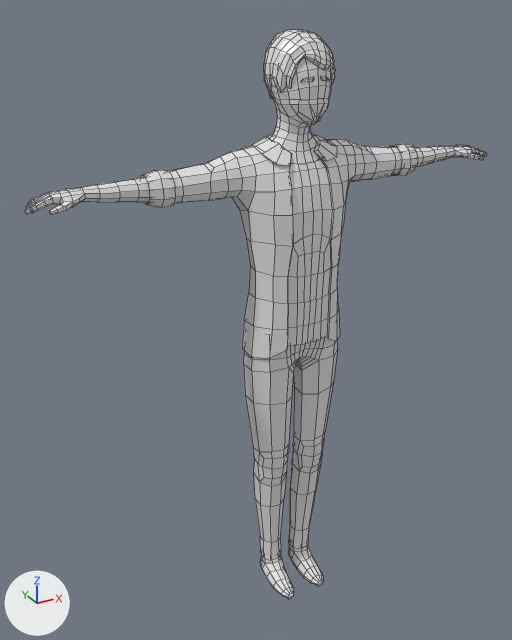
Before and after pictures for a commit that changed the OBJ model src/3D_Objects/Human.obj.
Camera for both pictures: a 50 mm lens placed at (-0.553, -0.879, 0.971), pointed at (-0.043, 0.048, 0.507). The axes (+X, +Y, +Z) are drawn at lower left. The lights are the same throughout. Mesh edges are drawn as thin lines. Where no turn or scale is listed for an object, it has been applied to the vertices.

Before the edit, the objects in view are built like this:
```python
me_mancasual2 = bpy.data.meshes.new('ManCasual2')
me_mancasual2.from_pydata(...)  # 1448 vertices, 1353 faces; spans x -0.389..0.389, y -0.063..0.064, z 0.0..0.945
me_mancasual2.materials.append(mat_mancasual2material)  # its picture is missing
ob_mancasual2 = bpy.data.objects.new('ManCasual2', me_mancasual2)
ob_mancasual2.location = (0.0, 0.0, 0.0)
```
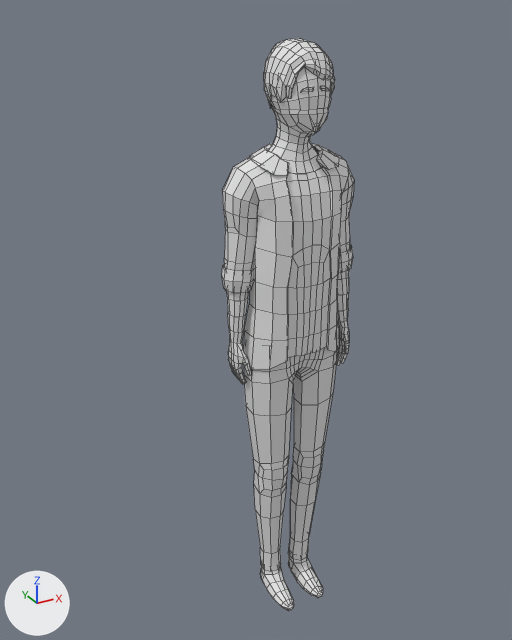
What differs and where, as boxes (x1, y1, x2, y2) in the pictures (512 x 640 px; the box of a moved part takes in the faces that stretch with it):
'ManCasual2', reshaped (71% narrower): before (24, 29, 487, 599); after (222, 38, 354, 611)
part 1 of me_mancasual2, moved or reshaped: before (244, 336, 338, 560); after (244, 347, 337, 571)
part 2 of me_mancasual2, moved or reshaped: before (288, 544, 324, 586); after (288, 555, 323, 598)
part 3 of me_mancasual2, moved or reshaped: before (321, 76, 330, 81); after (321, 86, 329, 91)
part 4 of me_mancasual2, moved or reshaped: before (260, 555, 294, 599); after (260, 566, 294, 611)
part 5 of me_mancasual2, moved or reshaped: before (301, 77, 314, 82); after (301, 87, 314, 92)
part 6 of me_mancasual2, moved or reshaped: before (264, 29, 335, 99); after (264, 38, 335, 108)
part 7 of me_mancasual2, moved or reshaped: before (24, 57, 487, 358); after (222, 67, 354, 384)

The change, as a list of edits to the scene's bpy script:
```text
Change me_mancasual2:
    used by ob_mancasual2; location = (0.0, 0.0, 0.0)
    remove me_mancasual2.from_pydata(...)  # 1448 vertices, 1353 faces; spans x -0.389..0.389, y -0.063..0.064, z 0.0..0.945
    add me_mancasual2.from_pydata(...)  # 1448 vertices, 1353 faces; spans x -0.114..0.121, y -0.063..0.064, z -0.027..0.933
    me_mancasual2 part 1: the loose piece of 210 vertices spanning x -0.082..0.082, y -0.039..0.051, z 0.046..0.517 is scaled about its middle by (1, 1, 1.02), then moved by (0.0, 0.0, -0.023)
    me_mancasual2 part 2: the loose piece of 74 vertices spanning x 0.012..0.051, y -0.063..0.038, z 0.0..0.055 is moved by (0.0, 0.0, -0.027)
    me_mancasual2 part 3: the loose piece of 17 vertices spanning x 0.006..0.023, y -0.045..-0.038, z 0.881..0.888 is moved by (0.0, 0.0, -0.013)
    me_mancasual2 part 4: the loose piece of 74 vertices spanning x -0.051..-0.012, y -0.063..0.038, z 0.0..0.055 is moved by (0.0, 0.0, -0.027)
    me_mancasual2 part 5: the loose piece of 17 vertices spanning x -0.023..-0.006, y -0.045..-0.038, z 0.881..0.888 is moved by (0.0, 0.0, -0.013)
    me_mancasual2 part 6: the loose piece of 151 vertices spanning x -0.047..0.047, y -0.044..0.061, z 0.85..0.945 is scaled about its middle by (1, 1, 1.02), then moved by (0.0, 0.0, -0.012)
    me_mancasual2 part 7: 905 of 1448 vertices moved; they spanned x -0.389..0.389, y -0.047..0.064, z 0.467..0.919 and now span x -0.114..0.121, y -0.047..0.064, z 0.416..0.907; mean shift (0.001, -0.003, -0.115); largest move (0.389, 0.018, 0.74) -> (0.082, -0.009, 0.42)
```
